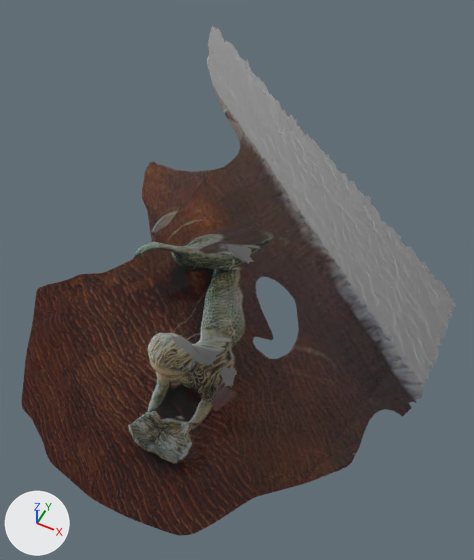
What one commit did to the glTF model meermin.glb.
Both versions are drawn from a 50 mm camera at (19.2, -29.0, 45.7) aimed at (0.8, 7.7, -0.3). The axes (+X, +Y, +Z) are drawn at lower left. The lights are the same throughout. Where no turn or scale is listed for an object, it has been applied to the vertices. Vertices at the same position are counted once.

The scene before the commit, as lines of its bpy script (objects in view):
```python
mat_texture_0 = principled_material('Texture_0')
mat_texture_0.texture = img_meermin
mat_texture_0.roughness = 1.0
mat_texture_0.transmission_weight = 1.0
mat_untextured = principled_material('Untextured')
mat_untextured.base_color = (0.502, 0.502, 0.502)  # grey #bcbcbc
mat_untextured.roughness = 1.0
mat_untextured.transmission_weight = 1.0
me_meermin = bpy.data.meshes.new('meermin')
me_meermin.from_pydata(...)  # 12556 vertices, 24780 faces; spans x -18.2..19.9, y -13.9..34.3, z -1.7..16.6
# faces by material slot: [24372, 408]
me_meermin.materials.append(mat_texture_0)  # picture img_meermin
me_meermin.materials.append(mat_untextured)  # grey #bcbcbc
ob_meermin = bpy.data.objects.new('meermin', me_meermin)
ob_meermin.location = (0.0, 0.0, -5.76)
```
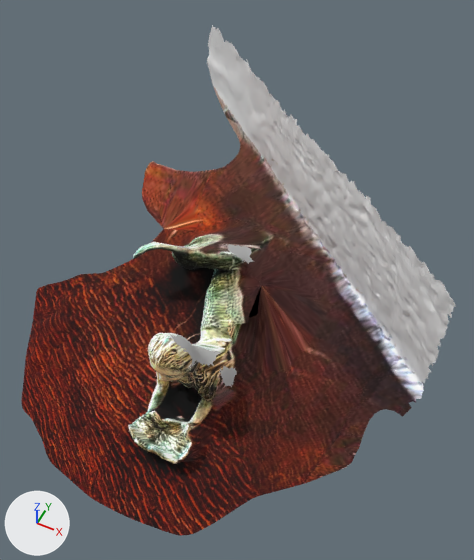
Where the newer file only moved an object's origin or applied its transform, the numbers keep the older frame.

What changed in the scene script:
```text
Change mat_texture_0:
    remove mat_texture_0.transmission_weight = 1.0
Change mat_untextured:
    remove mat_untextured.transmission_weight = 1.0
Change me_meermin:
    used by ob_meermin; location = (0.0, 0.0, -5.76)
    remove me_meermin.from_pydata(...)  # 12556 vertices, 24780 faces; spans x -18.2..19.9, y -13.9..34.3, z -1.7..16.6
    add me_meermin.from_pydata(...)  # 12497 vertices, 24690 faces; spans x -18.2..19.9, y -13.9..34.3, z -1.7..16.6
    me_meermin part 1
    25 vertices are removed from x -12.0..-7.6, y 10.6..15.1, z 2.4..4.1
    73 faces are deleted
    1 vertex is added at (-10.2, 12.6, 3.2)
    27 new faces join them, mat_texture_0 (picture img_meermin)
    1 new face joins them, mat_untextured (grey #bcbcbc)
    me_meermin part 2
    37 vertices are removed from x 1.8..8.1, y 3.3..11.2, z 1.2..4.7
    85 faces are deleted
    2 vertices are added at (2.6, 9.3, 4.1), (3.8, 5.9, 4.0)
    40 new faces join them, mat_texture_0 (picture img_meermin)
```

What differs and where, as boxes [x1, y1, x2, y2] in the pictures (474 x 560 px):
'meermin', surface changed, reshaped: [22, 25, 456, 536] in both
part 1 of me_meermin, cut back: before [147, 199, 197, 243]; after [148, 199, 197, 243]
part 2 of me_meermin, cut back: [230, 262, 326, 374] in both
